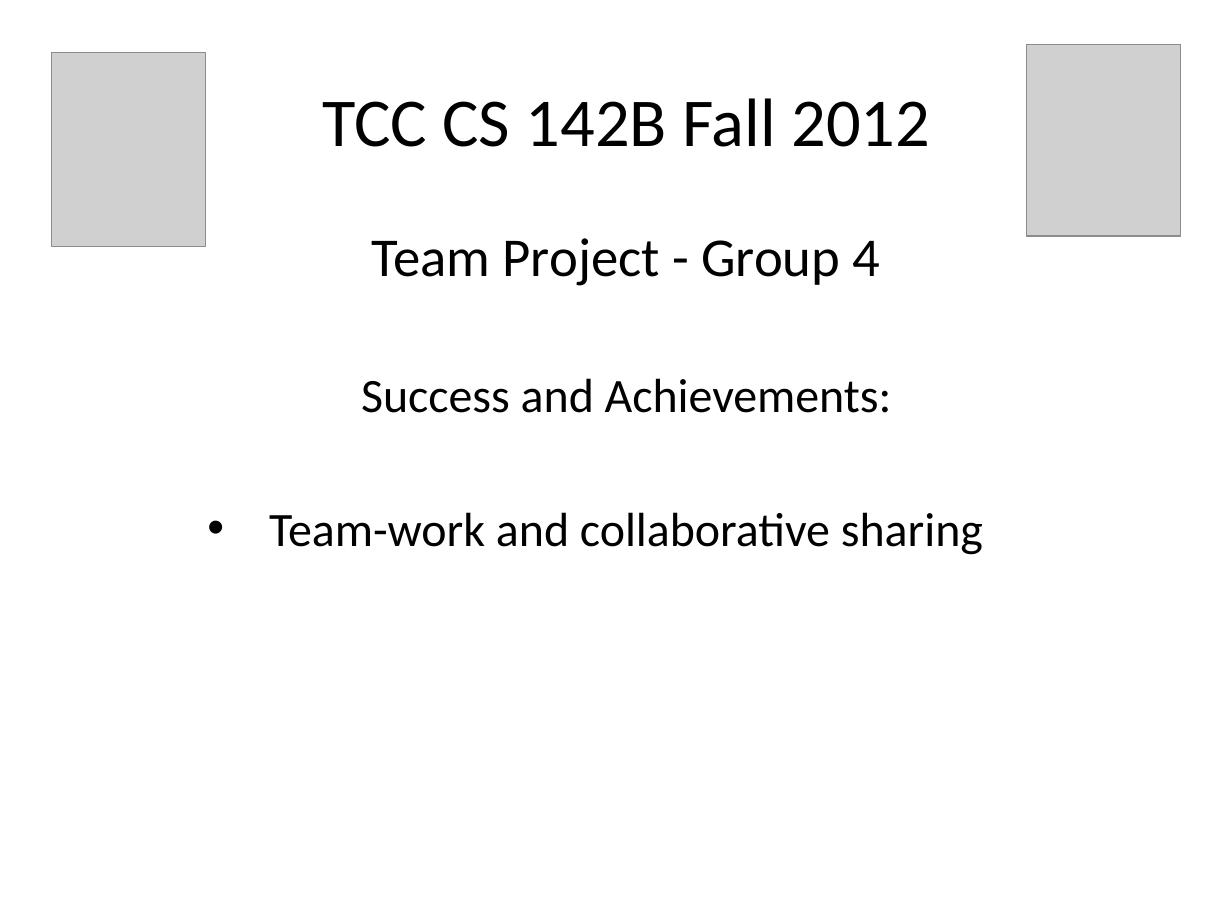
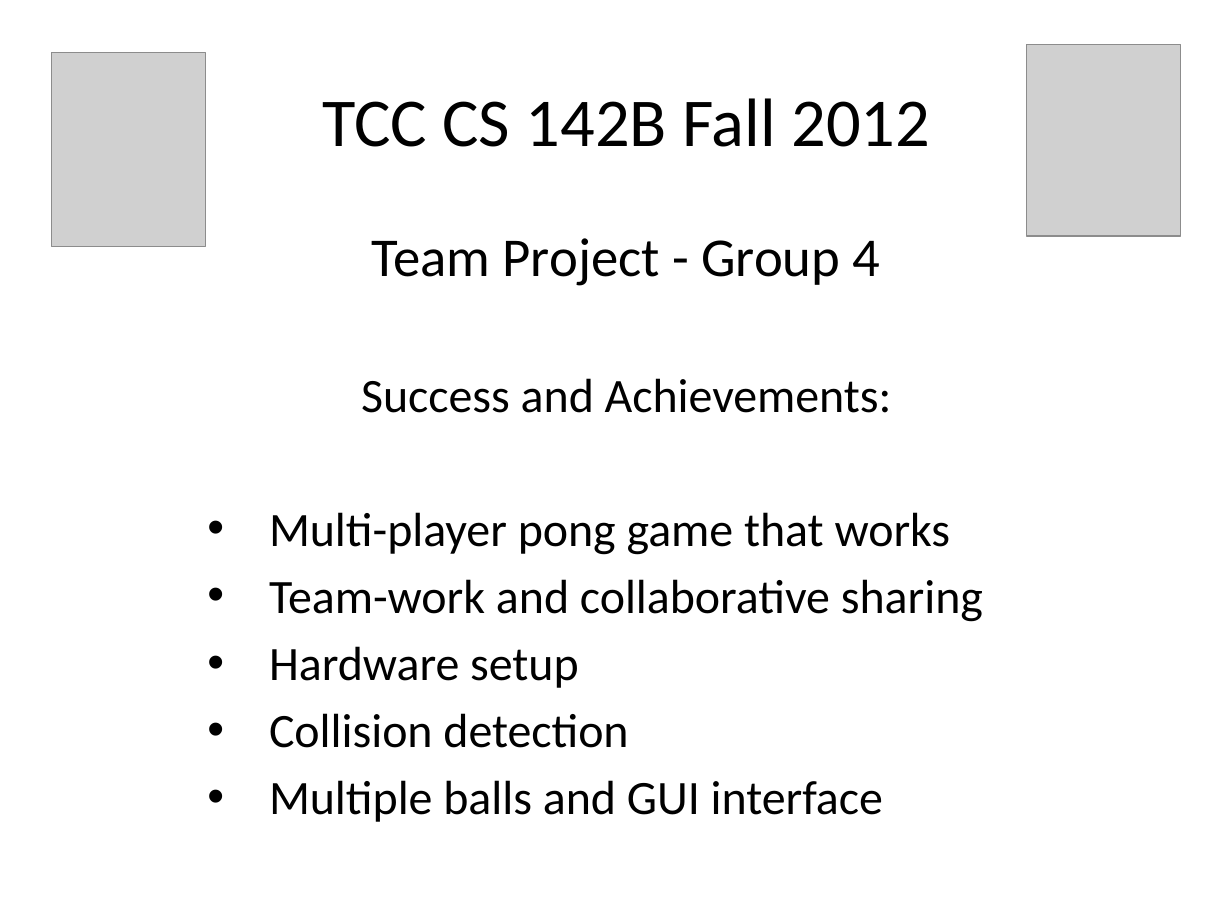
Before and after one commit to samhug/cs_142_final_project, a slide deck: slide 7 of JAVA Group Project Presentation.pptx. Drawn at 1232x924 pixels with LibreOffice and Linux fonts; fonts in the diff are those of the drawing; grey boxes stand for pictures. Boxes give left, top, right and bottom in pixels: in the first picture for what was removed or moved away, otherwise in the second. Text is boxed around its words. In the diff, an @@ line names an element or a change of style, - is before the commit and + after.

```diff
--- a/JAVA Group Project Presentation.pptx
+++ b/JAVA Group Project Presentation.pptx
@@ subtitle at (x1=269, y1=512, x2=951, y2=555): paragraph added @@
+• Multi-player pong game that works
@@ subtitle at (x1=269, y1=646, x2=883, y2=822): paragraphs added @@
+• Hardware setup
+• Collision detection
+• Multiple balls and GUI interface
```
Also in this commit, not shown: 4 other slides changed, 1 slide added, 1 other file.
